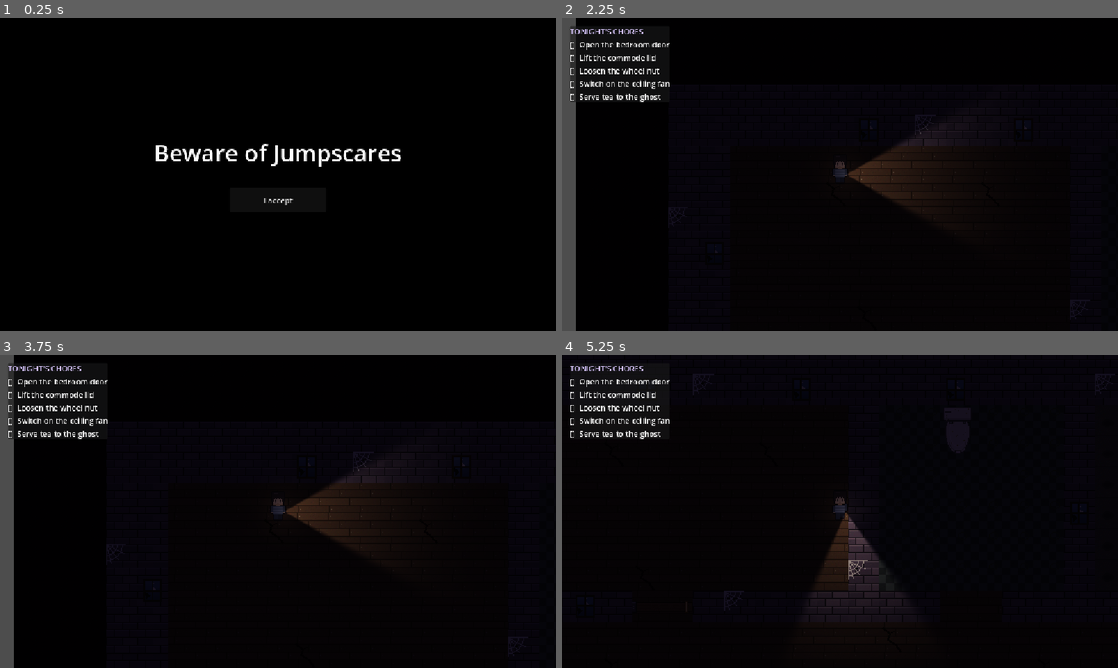
Above: before the commit, frames 1-4 (two rows, left to right).
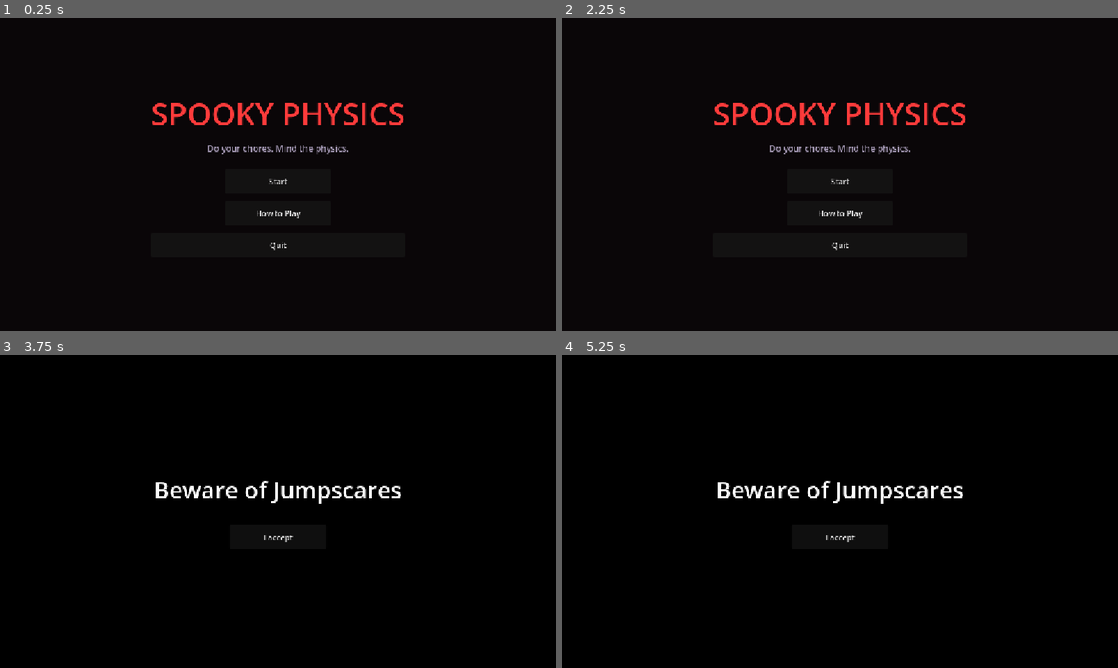
Above: after the commit, the same moments.

Repository: RohanSeshasaiVasa/Spooky_Physics
Game: Godot game, scene res://Scenes/House.tscn
Same seed, same stepped clock (60 frames per second), same inputs: the game is played once before the commit and once after it.
Inputs (mouse positions are in pixels of both pictures, inside the frame that each line leads up to):
- Up to frame 1 (0.25 s): no input
- Up to frame 2 (2.25 s): click (840, 212) at 0.5 s, where only the run after the commit has a clickable "How to Play"; click (840, 259) at 1.25 s, where only the run after the commit has a clickable "Back"; click "I accept" at 2 s
- Up to frame 3 (3.75 s): click (278, 536) at 2.75 s, where only the run after the commit has a clickable "I accept"; click (278, 517) at 3.5 s, where only the run after the commit has a clickable "Start"
- Up to frame 4 (5.25 s): tap Enter at 4.25 s; move the mouse to (962, 495) at 4.27 s; hold D (move_right) 4.28-5.03 s; hold E (interact) 4.28-5.03 s; click (962, 495) at 4.42 s; move the mouse to (728, 527) at 5.02 s; hold S (move_down) from 5.03 s (still down); tap E (interact) at 5.1 s

The runs differ from the first frame. In frame 1, 2.7% of the frame differs, in the area x 27-73%, y 27-75%; in frame 2, 6.4%; in frame 3, 7.0%, in the area x 0-95%, y 0-100%; in frame 4, 5.7%.

Commit message:
Polished moreeee

Diff:
--- a/Scenes/Commode.tscn
+++ b/Scenes/Commode.tscn
@@ -6,6 +6,7 @@
 [ext_resource type="LabelSettings" uid="uid://c5i4buj4vu1qn" path="res://Assets/pormpt_label.tres" id="3_g103t"]
 [ext_resource type="Material" uid="uid://b3wx0q6hjkj6w" path="res://Assets/unshaded.tres" id="4_g103t"]
 [ext_resource type="Texture2D" uid="uid://sh36ueguh3fe" path="res://Assets/torque_lid_diagram.png" id="5_65q3a"]
+[ext_resource type="Script" uid="uid://2jvtafrewlro" path="res://Scripts/puzzle_ui.gd" id="6_1rdwc"]
 
 [sub_resource type="RectangleShape2D" id="RectangleShape2D_38ogf"]
 size = Vector2(32, 48)
@@ -52,6 +53,7 @@
 [node name="PuzzleUI" type="CanvasLayer" parent="." unique_id=631164541]
 process_mode = 3
 visible = false
+script = ExtResource("6_1rdwc")
 
 [node name="Dim" type="ColorRect" parent="PuzzleUI" unique_id=966433274]
 anchors_preset = 15
@@ -62,9 +64,12 @@
 color = Color(0, 0, 0, 0.627451)
 
 [node name="Center" type="CenterContainer" parent="PuzzleUI/Dim" unique_id=1907821800]
-layout_mode = 0
-offset_right = 40.0
-offset_bottom = 40.0
+layout_mode = 1
+anchors_preset = 15
+anchor_right = 1.0
+anchor_bottom = 1.0
+grow_horizontal = 2
+grow_vertical = 2
 
 [node name="Box" type="PanelContainer" parent="PuzzleUI/Dim/Center" unique_id=1733454334]
 custom_minimum_size = Vector2(460, 0)
--- a/Scenes/Door.tscn
+++ b/Scenes/Door.tscn
@@ -5,6 +5,7 @@
 [ext_resource type="LabelSettings" uid="uid://c5i4buj4vu1qn" path="res://Assets/pormpt_label.tres" id="3_7mbvs"]
 [ext_resource type="Material" uid="uid://b3wx0q6hjkj6w" path="res://Assets/unshaded.tres" id="3_bgsld"]
 [ext_resource type="Texture2D" uid="uid://dwwfd1siliwjq" path="res://Assets/torque_door_diagram.png" id="4_1fk65"]
+[ext_resource type="Script" uid="uid://2jvtafrewlro" path="res://Scripts/puzzle_ui.gd" id="5_g50tm"]
 
 [sub_resource type="RectangleShape2D" id="RectangleShape2D_38ogf"]
 size = Vector2(64, 12)
@@ -46,6 +47,7 @@
 [node name="PuzzleUI" type="CanvasLayer" parent="." unique_id=631164541]
 process_mode = 3
 visible = false
+script = ExtResource("5_g50tm")
 
 [node name="Dim" type="ColorRect" parent="PuzzleUI" unique_id=966433274]
 anchors_preset = 15
@@ -56,9 +58,12 @@
 color = Color(0, 0, 0, 0.627451)
 
 [node name="Center" type="CenterContainer" parent="PuzzleUI/Dim" unique_id=1907821800]
-layout_mode = 0
-offset_right = 40.0
-offset_bottom = 40.0
+layout_mode = 1
+anchors_preset = 15
+anchor_right = 1.0
+anchor_bottom = 1.0
+grow_horizontal = 2
+grow_vertical = 2
 
 [node name="Box" type="PanelContainer" parent="PuzzleUI/Dim/Center" unique_id=1733454334]
 custom_minimum_size = Vector2(460, 0)
--- a/Scenes/House.tscn
+++ b/Scenes/House.tscn
@@ -8,6 +8,7 @@
 [ext_resource type="PackedScene" uid="uid://cveng4y8uul1x" path="res://Scenes/wheel_nut.tscn" id="5_jda31"]
 [ext_resource type="PackedScene" uid="uid://dvutstbhpd8qg" path="res://Scenes/fan.tscn" id="7_2u2x3"]
 [ext_resource type="PackedScene" uid="uid://bm2srmnak33dc" path="res://Scenes/tea.tscn" id="8_gfhlv"]
+[ext_resource type="Script" uid="uid://be8m50mjlwb5" path="res://Scripts/title_screen.gd" id="9_ppwsj"]
 
 [sub_resource type="OccluderPolygon2D" id="OccluderPolygon2D_gfhlv"]
 polygon = PackedVector2Array(-16, -16, 16, -16, 16, 16, -16, 16)
@@ -118,4 +119,108 @@
 [node name="CanvasModulate" type="CanvasModulate" parent="." unique_id=839438627]
 color = Color(0.101960786, 0.078431375, 0.14901961, 1)
 
+[node name="TitleScreen" type="CanvasLayer" parent="." unique_id=1634427986]
+process_mode = 3
+layer = 55
+visible = false
+script = ExtResource("9_ppwsj")
+
+[node name="Background" type="ColorRect" parent="TitleScreen" unique_id=523422932]
+anchors_preset = 15
+anchor_right = 1.0
+anchor_bottom = 1.0
+grow_horizontal = 2
+grow_vertical = 2
+color = Color(0.039215688, 0.023529412, 0.03137255, 1)
+
+[node name="Menu" type="CenterContainer" parent="TitleScreen" unique_id=2022301289]
+anchors_preset = 15
+anchor_right = 1.0
+anchor_bottom = 1.0
+grow_horizontal = 2
+grow_vertical = 2
+
+[node name="VBox" type="VBoxContainer" parent="TitleScreen/Menu" unique_id=598010672]
+layout_mode = 2
+theme_override_constants/separation = 16
+
+[node name="GameTitle" type="Label" parent="TitleScreen/Menu/VBox" unique_id=1922590159]
+layout_mode = 2
+theme_override_colors/font_color = Color(1, 0.23137255, 0.23137255, 1)
+theme_override_font_sizes/font_size = 64
+text = "SPOOKY PHYSICS"
+horizontal_alignment = 1
+
+[node name="SubTitle" type="Label" parent="TitleScreen/Menu/VBox" unique_id=12097986]
+custom_minimum_size = Vector2(0, 40)
+layout_mode = 2
+theme_override_colors/font_color = Color(0.65882355, 0.6117647, 0.72156864, 1)
+theme_override_font_sizes/font_size = 18
+text = "Do your chores. Mind the physics."
+horizontal_alignment = 1
+
+[node name="StartButton" type="Button" parent="TitleScreen/Menu/VBox" unique_id=1863707441]
+custom_minimum_size = Vector2(220, 50)
+layout_mode = 2
+size_flags_horizontal = 4
+text = "Start"
+
+[node name="HowToPlayButton" type="Button" parent="TitleScreen/Menu/VBox" unique_id=259143643]
+custom_minimum_size = Vector2(220, 50)
+layout_mode = 2
+size_flags_horizontal = 4
+text = "How to Play"
+
+[node name="QuitButton" type="Button" parent="TitleScreen/Menu/VBox" unique_id=710901658]
+custom_minimum_size = Vector2(220, 50)
+layout_mode = 2
+text = "Quit"
+
+[node name="HowToPlay" type="CenterContainer" parent="TitleScreen" unique_id=528700427]
+visible = false
+anchors_preset = 15
+anchor_right = 1.0
+anchor_bottom = 1.0
+grow_horizontal = 2
+grow_vertical = 2
+
+[node name="Box" type="PanelContainer" parent="TitleScreen/HowToPlay" unique_id=1971294134]
+custom_minimum_size = Vector2(560, 0)
+layout_mode = 2
+
+[node name="VBox" type="VBoxContainer" parent="TitleScreen/HowToPlay/Box" unique_id=762975346]
+layout_mode = 2
+
+[node name="Heading" type="Label" parent="TitleScreen/HowToPlay/Box/VBox" unique_id=357564899]
+layout_mode = 2
+theme_override_colors/font_color = Color(0.8509804, 0.78039217, 1, 1)
+theme_override_font_sizes/font_size = 28
+text = "HOW TO PLAY"
+horizontal_alignment = 1
+
+[node name="Instructions" type="Label" parent="TitleScreen/HowToPlay/Box/VBox" unique_id=1021805345]
+layout_mode = 2
+text = "WASD / Arrow keys  -  walk
+E  -  interact with a chore
+Enter  -  submit your answer
+Esc  -  step back from a puzzle
+
+Finish every chore on tonight's list. Each one is a physics problem: torque, couple, rotational motion and linear motion.
+
+Use too little force and nothing happens.
+Use too much... and something breaks.
+
+You have been warned."
+autowrap_mode = 2
+
+[node name="BackButton" type="Button" parent="TitleScreen/HowToPlay/Box/VBox" unique_id=594668429]
+custom_minimum_size = Vector2(160, 44)
+layout_mode = 2
+size_flags_horizontal = 4
+text = "Back"
+
 [connection signal="pressed" from="Warning/Center/VBox/AcceptButton" to="Warning" method="_on_accept_button_pressed"]
+[connection signal="pressed" from="TitleScreen/Menu/VBox/StartButton" to="TitleScreen" method="_on_start_button_pressed"]
+[connection signal="pressed" from="TitleScreen/Menu/VBox/HowToPlayButton" to="TitleScreen" method="_on_how_to_play_button_pressed"]
+[connection signal="pressed" from="TitleScreen/Menu/VBox/QuitButton" to="TitleScreen" method="_on_quit_button_pressed"]
+[connection signal="pressed" from="TitleScreen/HowToPlay/Box/VBox/BackButton" to="TitleScreen" method="_on_back_button_pressed"]
--- a/Scenes/fan.tscn
+++ b/Scenes/fan.tscn
@@ -5,6 +5,7 @@
 [ext_resource type="Texture2D" uid="uid://d2khu4yebtgjd" path="res://Assets/fan_blades.png" id="3_j6bxr"]
 [ext_resource type="LabelSettings" uid="uid://c5i4buj4vu1qn" path="res://Assets/pormpt_label.tres" id="3_jvs0n"]
 [ext_resource type="Material" uid="uid://b3wx0q6hjkj6w" path="res://Assets/unshaded.tres" id="3_rn3eh"]
+[ext_resource type="Script" uid="uid://2jvtafrewlro" path="res://Scripts/puzzle_ui.gd" id="5_jvs0n"]
 
 [sub_resource type="CircleShape2D" id="CircleShape2D_j6bxr"]
 radius = 40.0
@@ -34,6 +35,7 @@
 [node name="PuzzleUI" type="CanvasLayer" parent="." unique_id=631164541]
 process_mode = 3
 visible = false
+script = ExtResource("5_jvs0n")
 
 [node name="Dim" type="ColorRect" parent="PuzzleUI" unique_id=966433274]
 anchors_preset = 15
@@ -44,9 +46,12 @@
 color = Color(0, 0, 0, 0.627451)
 
 [node name="Center" type="CenterContainer" parent="PuzzleUI/Dim" unique_id=1907821800]
-layout_mode = 0
-offset_right = 40.0
-offset_bottom = 40.0
+layout_mode = 1
+anchors_preset = 15
+anchor_right = 1.0
+anchor_bottom = 1.0
+grow_horizontal = 2
+grow_vertical = 2
 
 [node name="Box" type="PanelContainer" parent="PuzzleUI/Dim/Center" unique_id=1733454334]
 custom_minimum_size = Vector2(460, 0)
--- a/Scenes/tea.tscn
+++ b/Scenes/tea.tscn
@@ -7,6 +7,7 @@
 [ext_resource type="Texture2D" uid="uid://6qjmxi7di5eb" path="res://Assets/ghost.png" id="4_wyyjc"]
 [ext_resource type="Material" uid="uid://b3wx0q6hjkj6w" path="res://Assets/unshaded.tres" id="5_sy3t5"]
 [ext_resource type="Texture2D" uid="uid://b5weshxgenwky" path="res://Assets/tea_diagram.png" id="6_wyyjc"]
+[ext_resource type="Script" uid="uid://2jvtafrewlro" path="res://Scripts/puzzle_ui.gd" id="7_6jo7a"]
 
 [sub_resource type="RectangleShape2D" id="RectangleShape2D_38ogf"]
 size = Vector2(192, 40)
@@ -54,6 +55,7 @@
 [node name="PuzzleUI" type="CanvasLayer" parent="." unique_id=631164541]
 process_mode = 3
 visible = false
+script = ExtResource("7_6jo7a")
 
 [node name="Dim" type="ColorRect" parent="PuzzleUI" unique_id=966433274]
 anchors_preset = 15
@@ -64,9 +66,12 @@
 color = Color(0, 0, 0, 0.627451)
 
 [node name="Center" type="CenterContainer" parent="PuzzleUI/Dim" unique_id=1907821800]
-layout_mode = 0
-offset_right = 40.0
-offset_bottom = 40.0
+layout_mode = 1
+anchors_preset = 15
+anchor_right = 1.0
+anchor_bottom = 1.0
+grow_horizontal = 2
+grow_vertical = 2
 
 [node name="Box" type="PanelContainer" parent="PuzzleUI/Dim/Center" unique_id=1733454334]
 custom_minimum_size = Vector2(460, 0)
--- a/Scenes/wheel_nut.tscn
+++ b/Scenes/wheel_nut.tscn
@@ -5,6 +5,7 @@
 [ext_resource type="Material" uid="uid://b3wx0q6hjkj6w" path="res://Assets/unshaded.tres" id="3_m3ar2"]
 [ext_resource type="Texture2D" uid="uid://n4w1lu17hnjx" path="res://Assets/couple_diagram.png" id="4_8n88y"]
 [ext_resource type="LabelSettings" uid="uid://c5i4buj4vu1qn" path="res://Assets/pormpt_label.tres" id="4_g4hnq"]
+[ext_resource type="Script" uid="uid://2jvtafrewlro" path="res://Scripts/puzzle_ui.gd" id="5_8es50"]
 [ext_resource type="Texture2D" uid="uid://b86b42850tyhv" path="res://Assets/wheel_brace.png" id="5_8n88y"]
 
 [sub_resource type="CircleShape2D" id="CircleShape2D_m3ar2"]
@@ -42,6 +43,7 @@
 [node name="PuzzleUI" type="CanvasLayer" parent="." unique_id=631164541]
 process_mode = 3
 visible = false
+script = ExtResource("5_8es50")
 
 [node name="Dim" type="ColorRect" parent="PuzzleUI" unique_id=966433274]
 anchors_preset = 15
@@ -52,9 +54,12 @@
 color = Color(0, 0, 0, 0.627451)
 
 [node name="Center" type="CenterContainer" parent="PuzzleUI/Dim" unique_id=1907821800]
-layout_mode = 0
-offset_right = 40.0
-offset_bottom = 40.0
+layout_mode = 1
+anchors_preset = 15
+anchor_right = 1.0
+anchor_bottom = 1.0
+grow_horizontal = 2
+grow_vertical = 2
 
 [node name="Box" type="PanelContainer" parent="PuzzleUI/Dim/Center" unique_id=1733454334]
 custom_minimum_size = Vector2(460, 0)
--- a/Scripts/player.gd
+++ b/Scripts/player.gd
@@ -20,7 +20,7 @@
 	update_animation(direction)
 
 func _process(delta: float) -> void:
-	if randf() < 0.008:
+	if randf() < 0.001:
 		flashlight.energy = randf_range(0.1, 0.5)
 	else:
 		flashlight.energy = lerpf(flashlight.energy, light_energy, 0.1)
--- /dev/null
+++ b/Scripts/puzzle_ui.gd
@@ -0,0 +1,15 @@
+extends CanvasLayer
+
+func _ready() -> void:
+	var answer_input := get_node_or_null('%AnswerInput') as LineEdit
+	if answer_input:
+		answer_input.text_submitted.connect(on_answer_submitted)
+
+func on_answer_submitted(_text: String) -> void:
+	owner._on_push_button_pressed()
+
+func _input(event: InputEvent) -> void:
+	if visible and event.is_action_pressed("ui_cancel"):
+		get_viewport().set_input_as_handled()
+		hide()
+		get_tree().paused = false
--- /dev/null
+++ b/Scripts/title_screen.gd
@@ -0,0 +1,23 @@
+extends CanvasLayer
+
+@onready var menu: Control = $Menu
+@onready var how_to_play = $HowToPlay
+
+func _ready() -> void:
+	show()
+	menu.show()
+	how_to_play.hide()
+
+func _on_start_button_pressed() -> void:
+	hide()
+
+func _on_how_to_play_button_pressed() -> void:
+	menu.hide()
+	how_to_play.show()
+
+func _on_back_button_pressed() -> void:
+	how_to_play.hide()
+	menu.show()
+
+func _on_quit_button_pressed() -> void:
+	get_tree().quit()
Not shown, added: Scripts/puzzle_ui.gd.uid
Not shown, added: Scripts/title_screen.gd.uid
